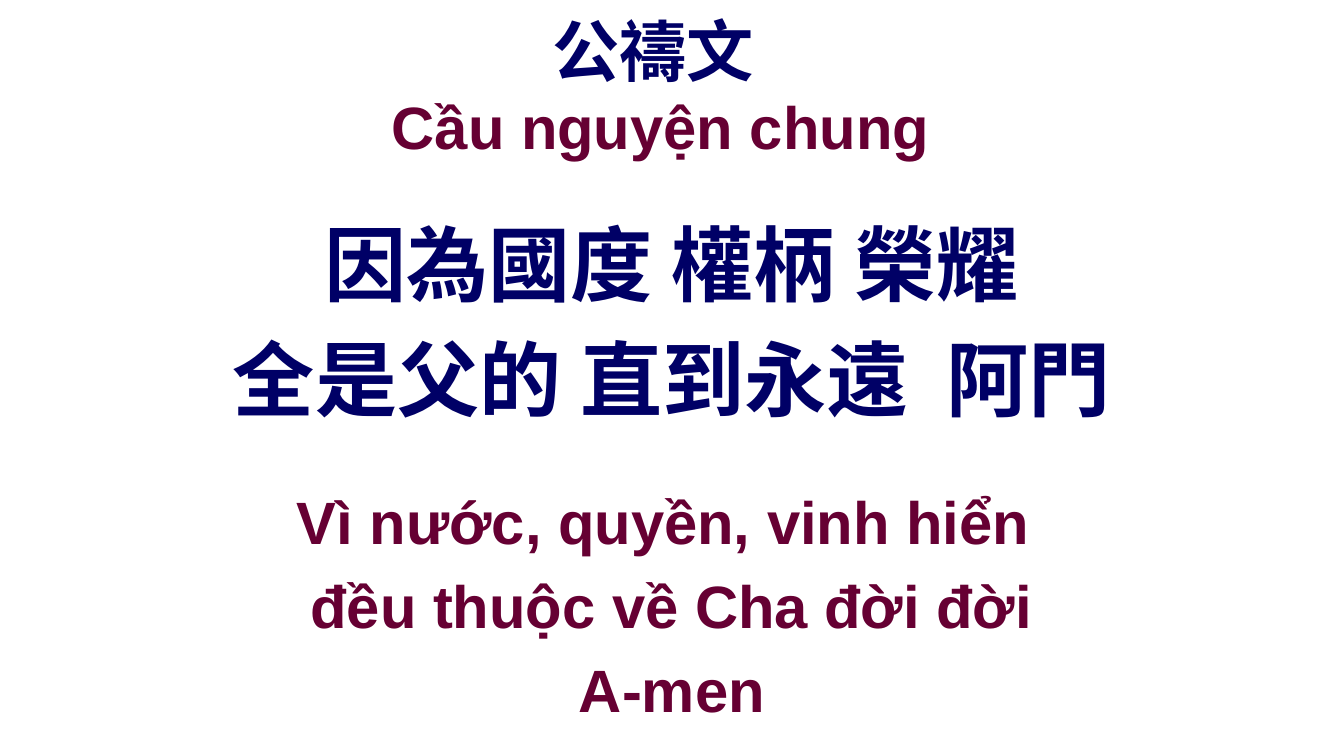
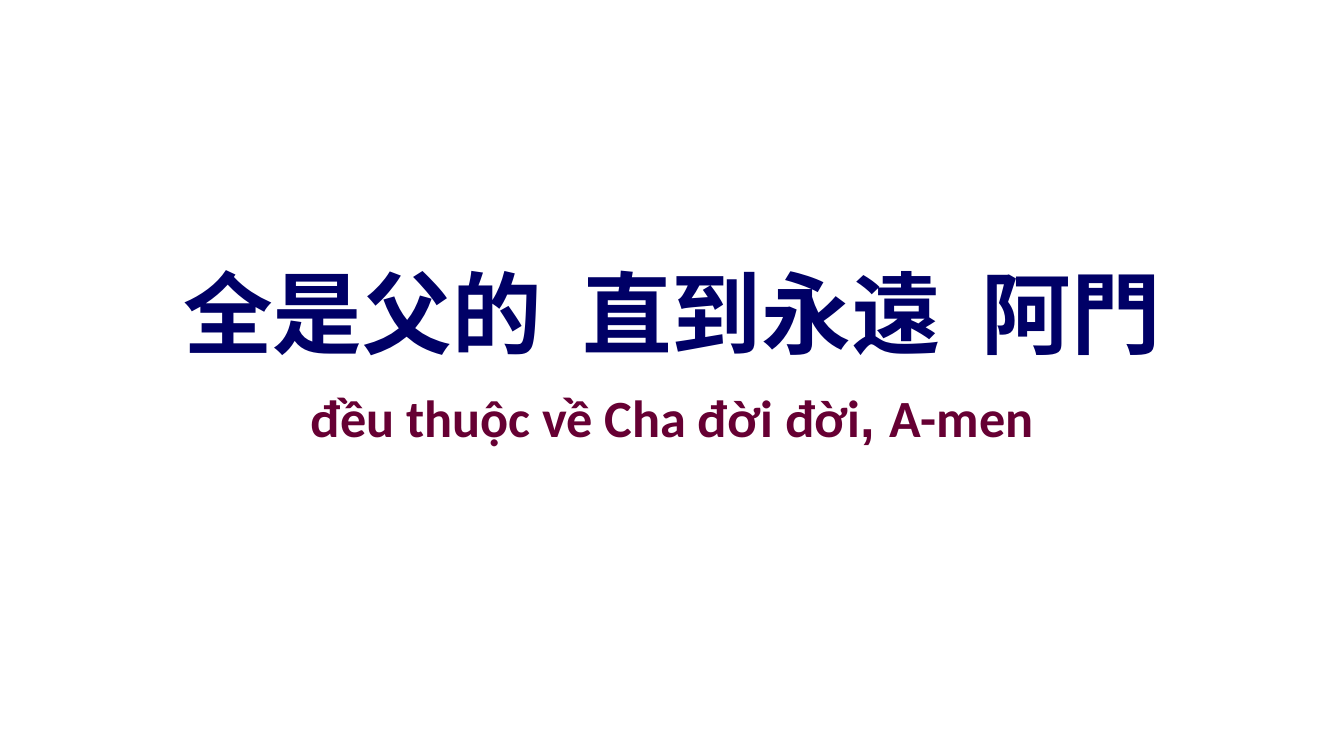
Before and after one commit to batisuoc/other-ppts, a slide deck: slide 36 of 聯合崇拜流程.pptx (slide 26 before the commit). Drawn at 1344x756 pixels with LibreOffice and Linux fonts; fonts in the diff are those of the drawing; background and template pictures are left out. Boxes give left, top, right and bottom in pixels: in the first picture for what was removed or moved away, otherwise in the second. Text is boxed around its words. In the diff, an @@ line names an element or a change of style, - is before the commit and + after.

```diff
--- a/聯合崇拜流程.pptx
+++ b/聯合崇拜流程.pptx
@@ title removed at <box>392,18,929,161</box> @@
-公禱文
-Cầu nguyện chung
@@ text "全是父的 直到永遠 阿門": place and size @@
-text "全是父的 直到永遠 阿門" at <box>233,224,1111,418</box>
+text "全是父的 直到永遠 阿門" at <box>183,270,1160,355</box>
@@ text "全是父的 直到永遠 阿門" at <box>183,270,1160,355</box>: size 44 to 48 pt @@
@@ text at <box>325,224,1019,303</box>: paragraph removed @@
-因為國度 權柄 榮耀
@@ text at <box>311,397,1034,447</box>: text changed; size 32 to 28 pt; font Arial to Calibri @@
-Vì nước, quyền, vinh hiển
-đều thuộc về Cha đời đời
-A-men
+đều thuộc về Cha đời đời, A-men
```
Also in this commit, not shown: 13 other slides changed, 15 slides added, 1 slide removed.
